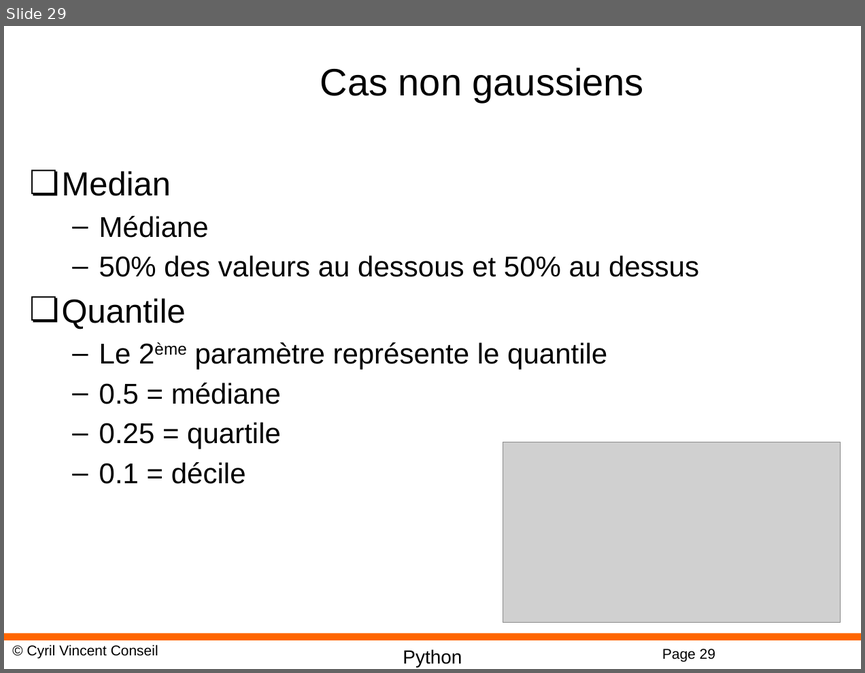
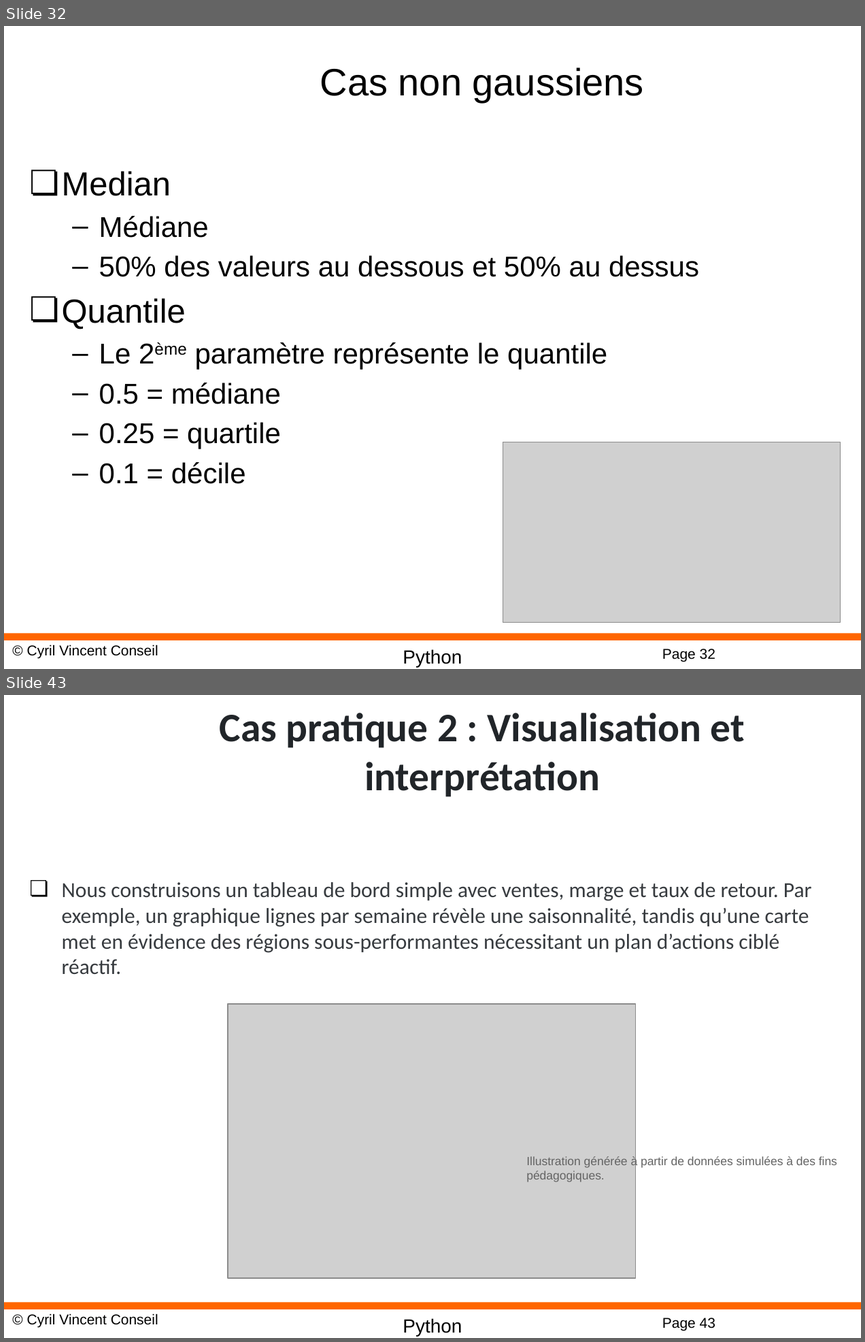
Before and after one commit to cyrilvincent/AI, a slide deck: AI02-DataScience.pptx. Shown one above the other, each under a label of ours: slide 29 before the commit, slides 32 and 43 after it; the slides between them are not shown. The pictures are 865x673 and 865x1342 pixels, drawn with LibreOffice and Linux fonts; fonts in the diff are those of the drawing; grey boxes stand for pictures; background and template pictures are left out. Boxes give left, top, right and bottom in pixels: in the first picture for what was removed or moved away, otherwise in the second. Text is boxed around its words. In the diff, an @@ line names an element or a change of style, - is before the commit and + after.

```diff
--- a/AI02-DataScience.pptx
+++ b/AI02-DataScience.pptx
@@ slide 43 added at [4, 695, 861, 1338], background #FFFFFF; not listed: 4 template elements that a slide beside it also shows @@
@@ title added at [220, 713, 745, 797], 34 pt, text #212529, bold @@
+Cas pratique 2 : Visualisation et interprétation
@@ text added at [62, 882, 812, 974], 18 pt, text #373B3F @@
+❏ Nous construisons un tableau de bord simple avec ventes, marge et taux de retour. Par exemple, un graphique lignes par semaine révèle une saisonnalité, tandis qu’une carte met en évidence des régions sous-performantes nécessitant un plan d’actions ciblé réactif.
@@ picture added at [228, 1004, 636, 1278] @@
@@ text added at [526, 1156, 837, 1182], 10 pt, text #646464 @@
+Illustration générée à partir de données simulées à des fins pédagogiques.
@@ what was slide 29 is now slide 32 @@
@@ page number at [662, 648, 715, 661]: text changed @@
-Page 29
+Page 32
```
Also in this commit, not shown: 1 slide changed, 15 other slides added, 23 other files.
